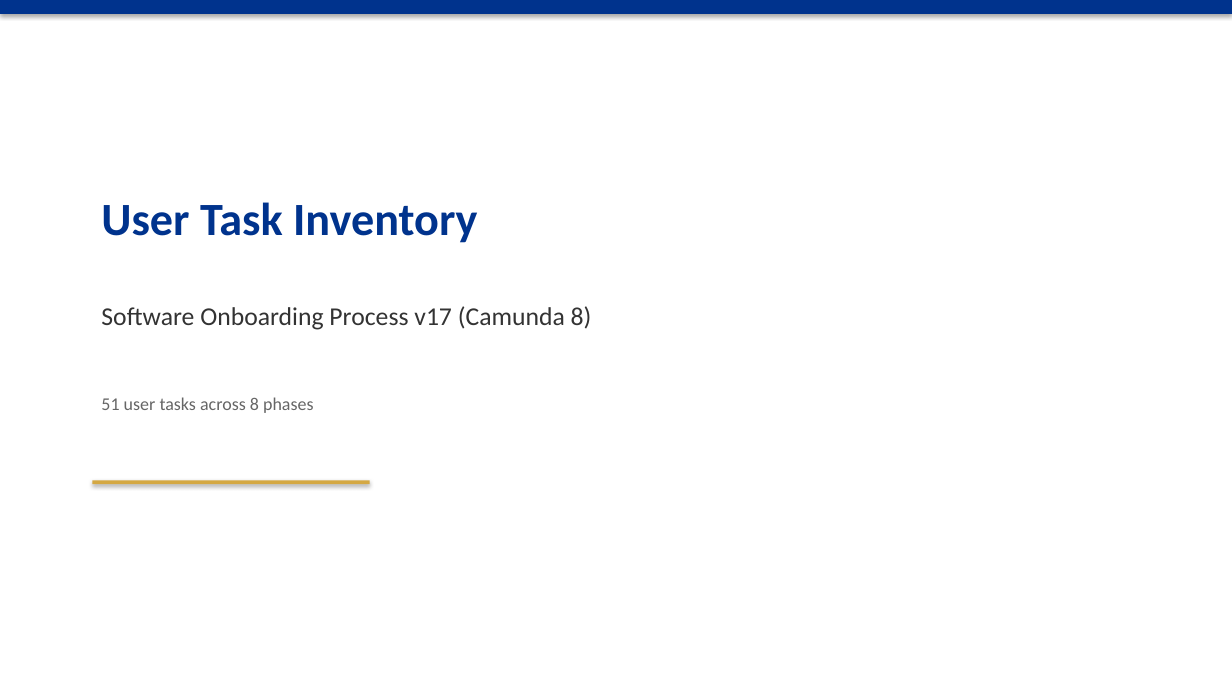
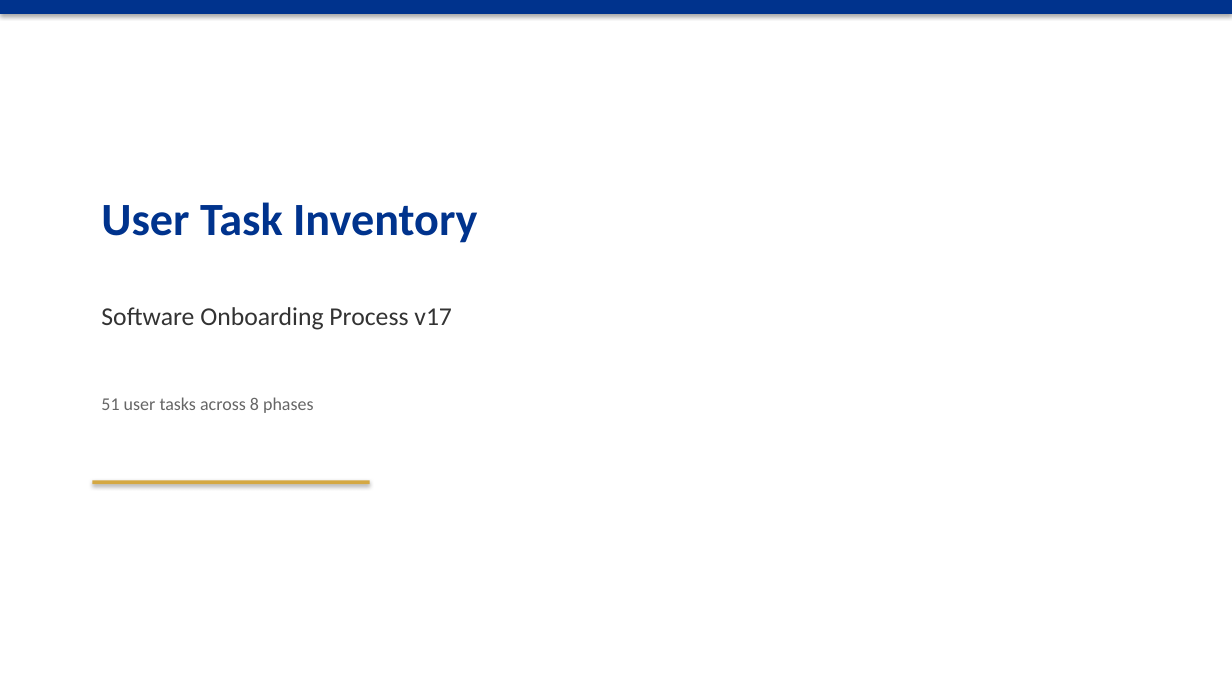
Before and after one commit to proth1/sla, a slide deck: slide 1 of docs/presentations/user-task-inventory.pptx. Drawn at 1232x693 pixels with LibreOffice and Linux fonts; fonts in the diff are those of the drawing. Boxes give left, top, right and bottom in pixels: in the first picture for what was removed or moved away, otherwise in the second. Text is boxed around its words. In the diff, an @@ line names an element or a change of style, - is before the commit and + after.

```diff
--- a/docs/presentations/user-task-inventory.pptx
+++ b/docs/presentations/user-task-inventory.pptx
@@ text at (101, 307, 452, 330): text changed @@
-Software Onboarding Process v17 (Camunda 8)
+Software Onboarding Process v17
```
Also in this commit, not shown: 1 other slide changed, 11 slides added, 11 other files.
